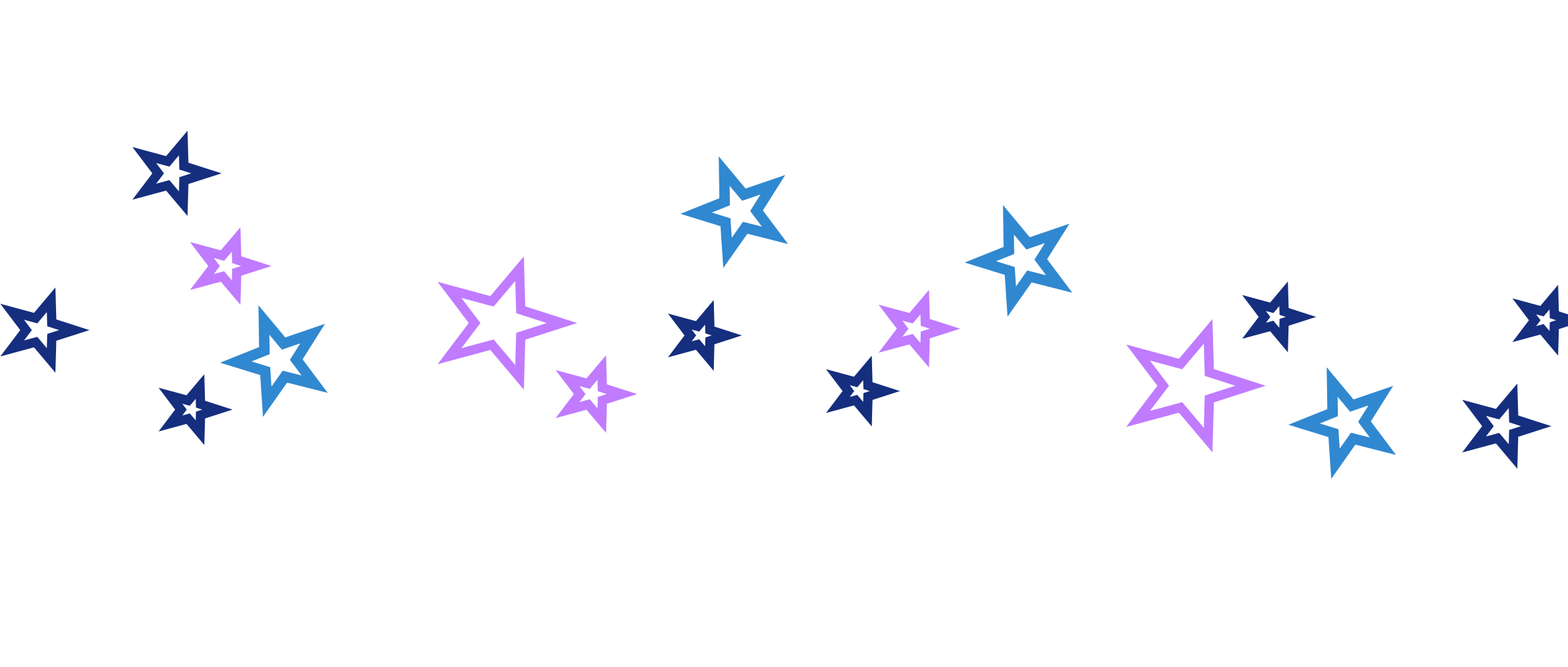
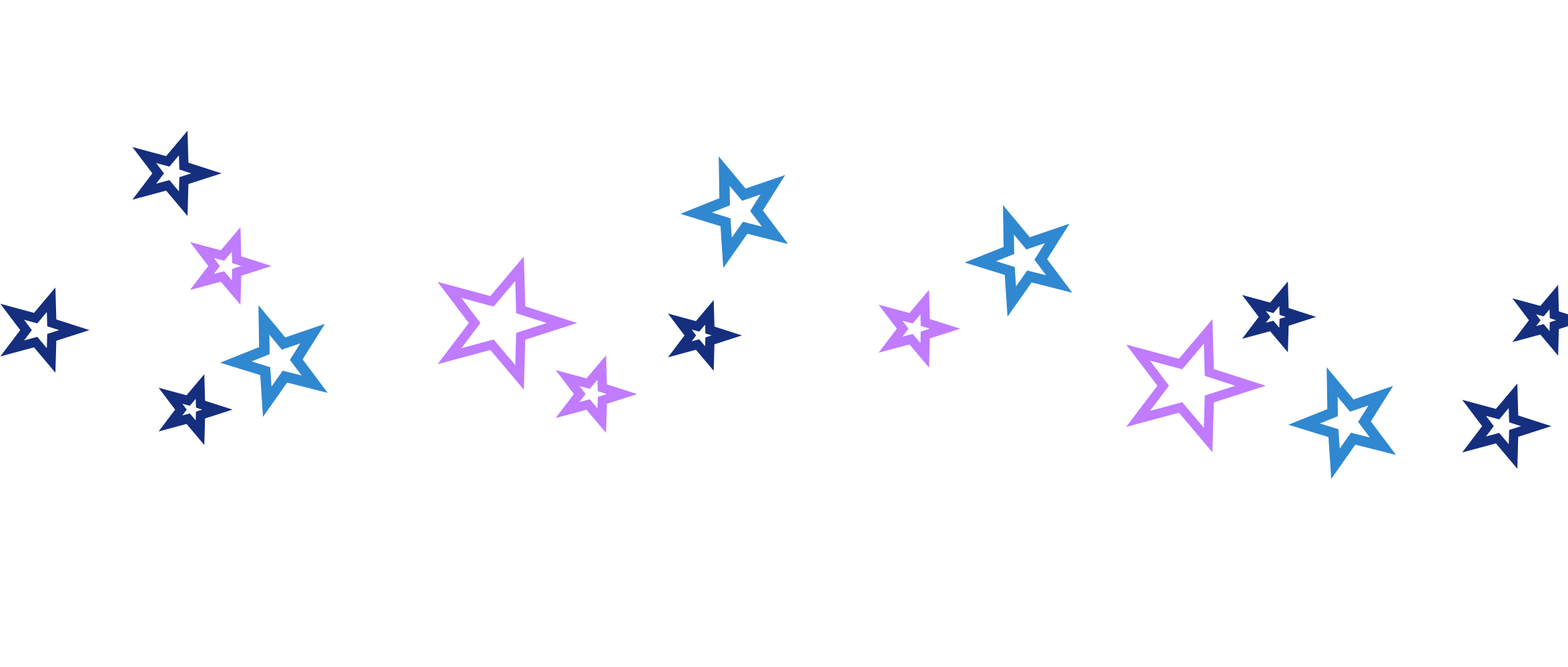
Layered file, before and after one edit (1568 × 667). Changes by layer:
removed layer "Polygon 2" (2nd of 15) over [left=826, top=355, right=901, bottom=427]
painted on "Polygon 1" (1st of 4) over [left=1337, top=401, right=1384, bottom=420]
